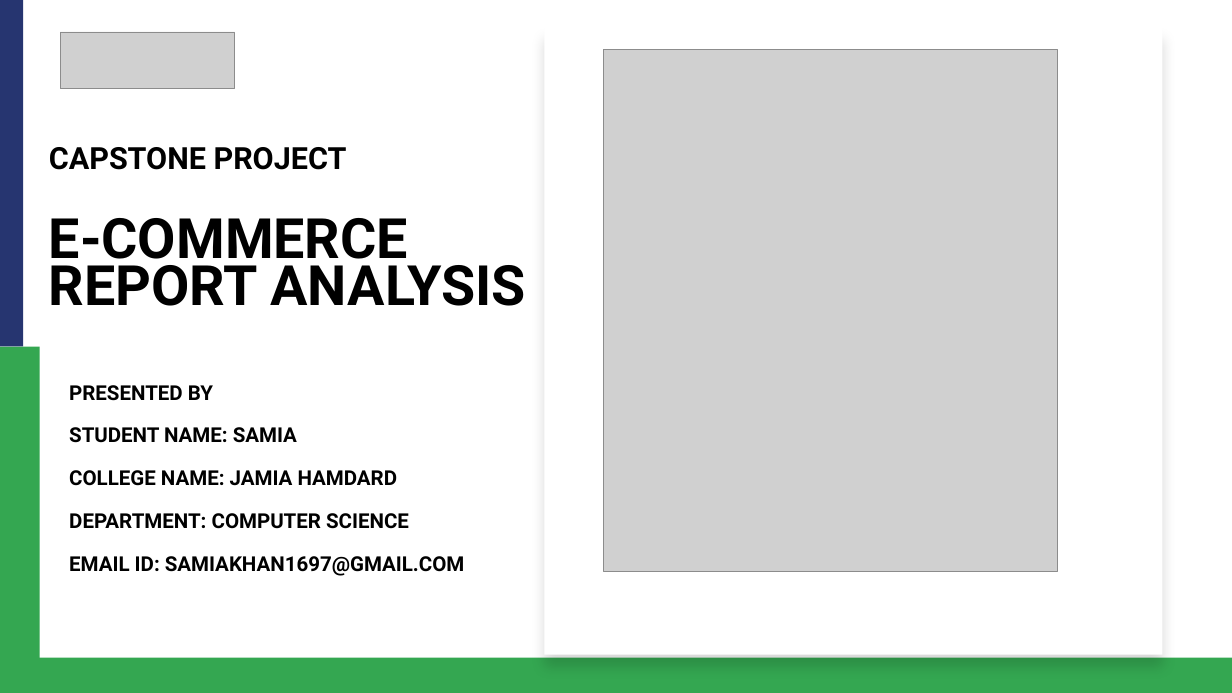
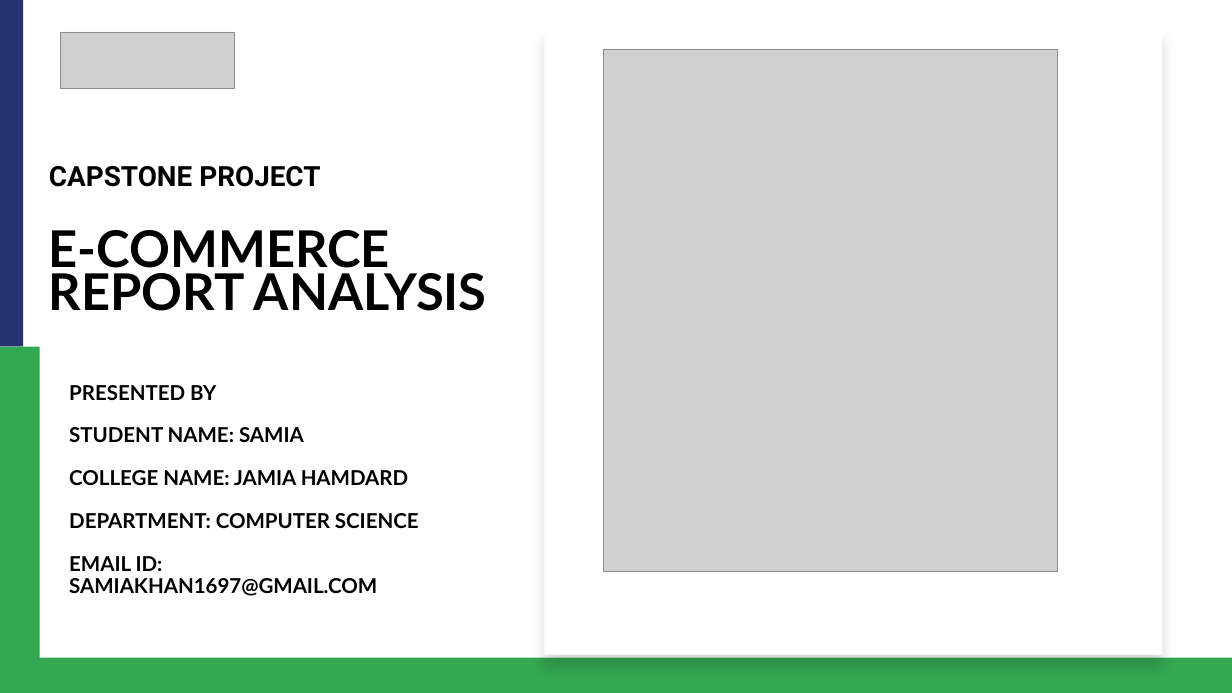
Before and after one commit to samiakhan1697-prog/E-Commerce-Sales-Dashboard-PowerBI, a slide deck: slide 1 of final capstone project.pptx. Drawn at 1232x693 pixels with LibreOffice and Linux fonts; fonts in the diff are those of the drawing; grey boxes stand for pictures. Boxes give left, top, right and bottom in pixels: in the first picture for what was removed or moved away, otherwise in the second. Text is boxed around its words. In the diff, an @@ line names an element or a change of style, - is before the commit and + after.

```diff
--- a/final capstone project.pptx
+++ b/final capstone project.pptx
@@ text "CAPSTONE PROJECT" at (x1=49, y1=166, x2=487, y2=311): size 23.8 to 21.7 pt in "CAPSTONE PROJECT"; size 43.4 to 39.5 pt, font Roboto to Lato in "E-COMMERCE REPORT ANALYSIS" @@
@@ text "PRESENTED BY" at (x1=69, y1=385, x2=419, y2=596): font Roboto to Lato @@
```
Also in this commit, not shown: 10 other slides changed.
